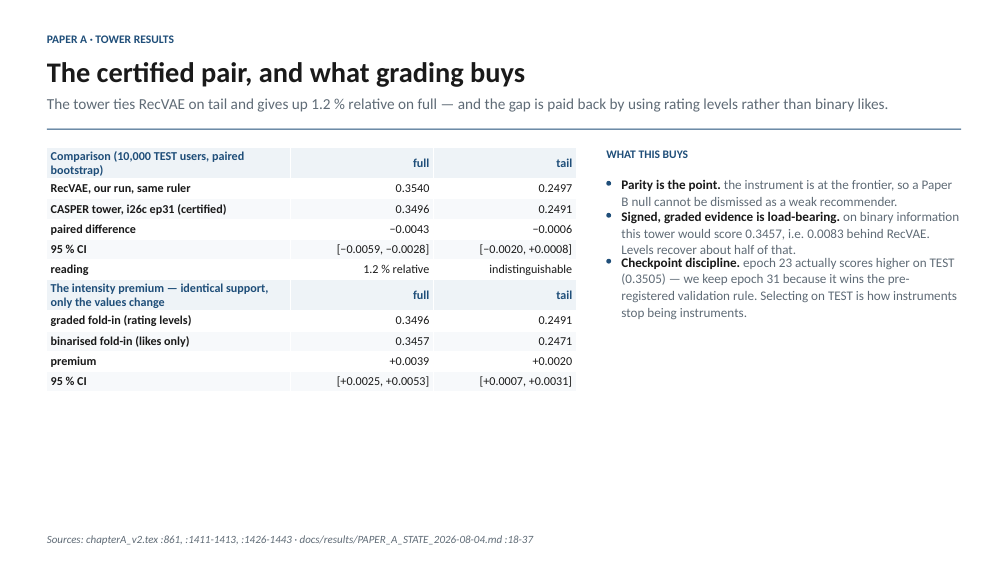
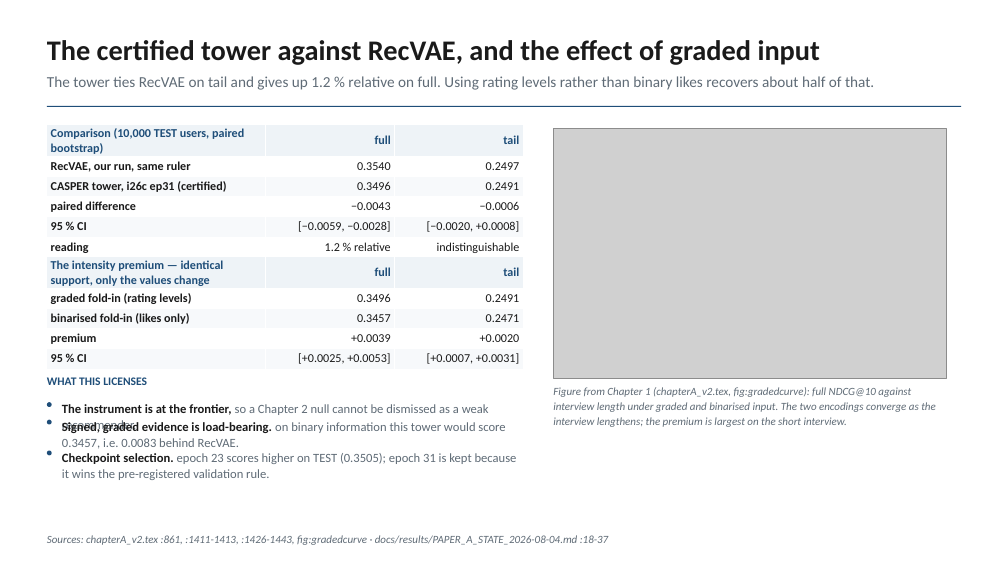
Before and after one commit to makarovaalexa-brch/casper, a slide deck: slide 10 of new_chapters/slides/casper_supervisor_2026-09.pptx (slide 9 before the commit). Drawn at 1008x567 pixels with LibreOffice and Linux fonts; fonts in the diff are those of the drawing; grey boxes stand for pictures. Boxes give left, top, right and bottom in pixels: in the first picture for what was removed or moved away, otherwise in the second. Text is boxed around its words. In the diff, an @@ line names an element or a change of style, - is before the commit and + after.

```diff
--- a/new_chapters/slides/casper_supervisor_2026-09.pptx
+++ b/new_chapters/slides/casper_supervisor_2026-09.pptx
@@ text at box(47, 40, 820, 65): text changed @@
-The certified pair, and what grading buys
+The certified tower against RecVAE, and the effect of graded input
@@ text removed at box(47, 35, 174, 43) @@
-PAPER A · TOWER RESULTS
@@ text at box(47, 76, 874, 90): text changed @@
-The tower ties RecVAE on tail and gives up 1.2 % relative on full — and the gap is paid back by using rating levels rather than binary likes.
+The tower ties RecVAE on tail and gives up 1.2 % relative on full. Using rating levels rather than binary likes recovers about half of that.
@@ rectangle: place and size @@
-rectangle at box(47, 129, 961, 130)
+rectangle at box(47, 106, 961, 107)
@@ table: place and size @@
-table at box(47, 147, 576, 279)
+table at box(47, 125, 523, 257)
@@ picture added at box(554, 129, 947, 379) @@
@@ table: place and size @@
-table at box(47, 280, 576, 391)
+table at box(47, 257, 523, 368)
@@ text at box(47, 377, 147, 385): text changed @@
-WHAT THIS BUYS
+WHAT THIS LICENSES
@@ text added at box(553, 387, 936, 427), 10.5 pt, text #5F6B76, italic @@
+Figure from Chapter 1 (chapterA_v2.tex, fig:gradedcurve): full NDCG@10 against interview length under graded and binarised input. The two encodings converge as the interview lengthens; the premium is largest on the short interview.
@@ ellipse: place and size @@
-ellipse at box(606, 181, 611, 185)
+ellipse at box(47, 402, 51, 407)
@@ text at box(62, 404, 489, 433): text changed; size 12.5 to 12 pt @@
-Parity is the point. the instrument is at the frontier, so a Paper B null cannot be dismissed as a weak recommender.
+The instrument is at the frontier, so a Chapter 2 null cannot be dismissed as a weak recommender.
@@ ellipse: place and size @@
-ellipse at box(606, 213, 611, 218)
+ellipse at box(47, 420, 51, 424)
@@ text at box(62, 420, 505, 449): text changed; size 12.5 to 12 pt @@
-Signed, graded evidence is load-bearing. on binary information this tower would score 0.3457, i.e. 0.0083 behind RecVAE. Levels recover about half of that.
+Signed, graded evidence is load-bearing. on binary information this tower would score 0.3457, i.e. 0.0083 behind RecVAE.
@@ ellipse: place and size @@
-ellipse at box(606, 259, 611, 263)
+ellipse at box(47, 451, 51, 455)
@@ text at box(62, 453, 517, 480): text changed; size 12.5 to 12 pt @@
-Checkpoint discipline. epoch 23 actually scores higher on TEST (0.3505) — we keep epoch 31 because it wins the pre-registered validation rule. Selecting on TEST is how instruments stop being instruments.
+Checkpoint selection. epoch 23 scores higher on TEST (0.3505); epoch 31 is kept because it wins the pre-registered validation rule.
@@ text at box(47, 535, 609, 545): text changed @@
-Sources: chapterA_v2.tex :861, :1411-1413, :1426-1443 · docs/results/PAPER_A_STATE_2026-08-04.md :18-37
+Sources: chapterA_v2.tex :861, :1411-1413, :1426-1443, fig:gradedcurve · docs/results/PAPER_A_STATE_2026-08-04.md :18-37
```
Also in this commit, not shown: 53 other slides changed, 4 slides added, 1 slide removed, 11 other files.
